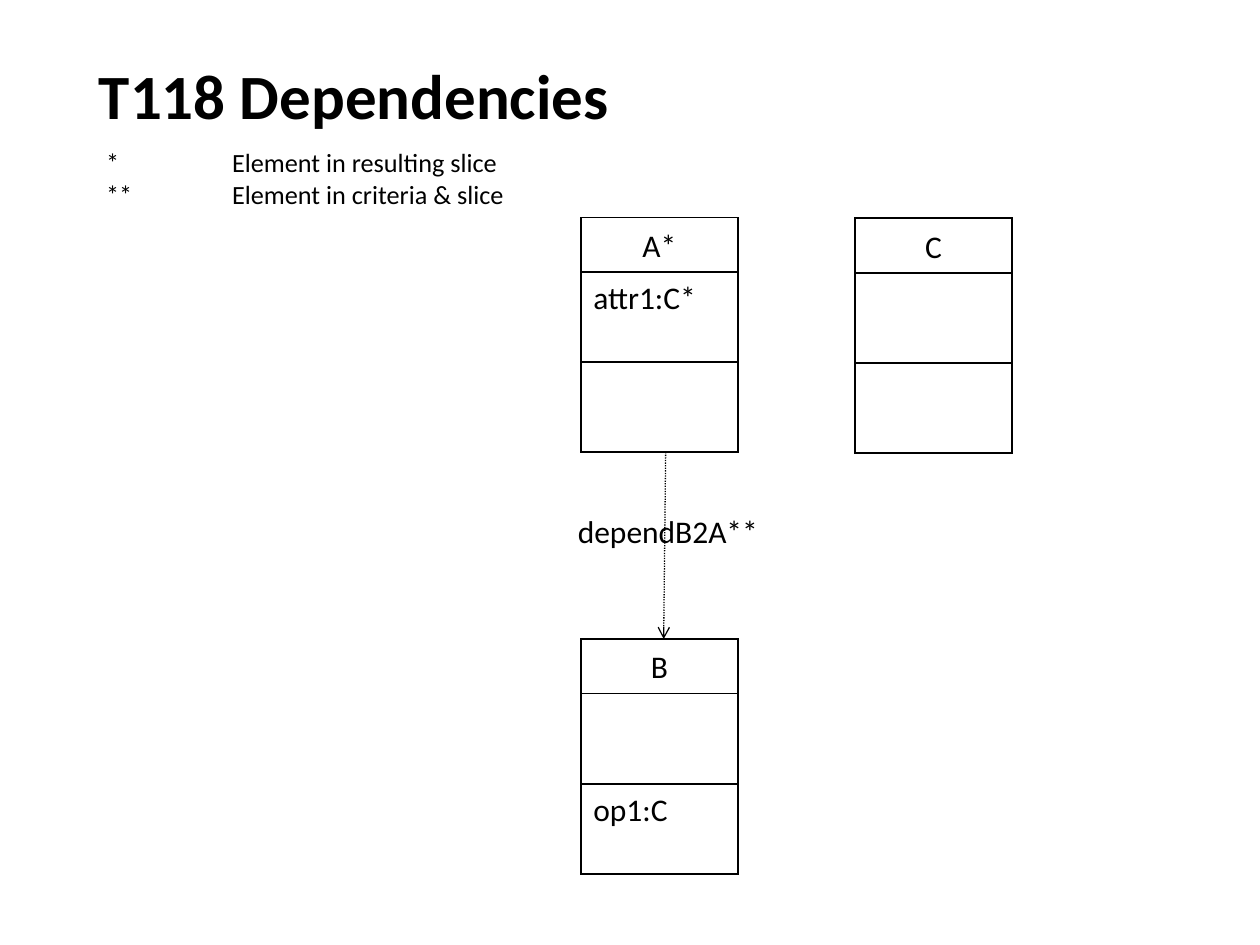
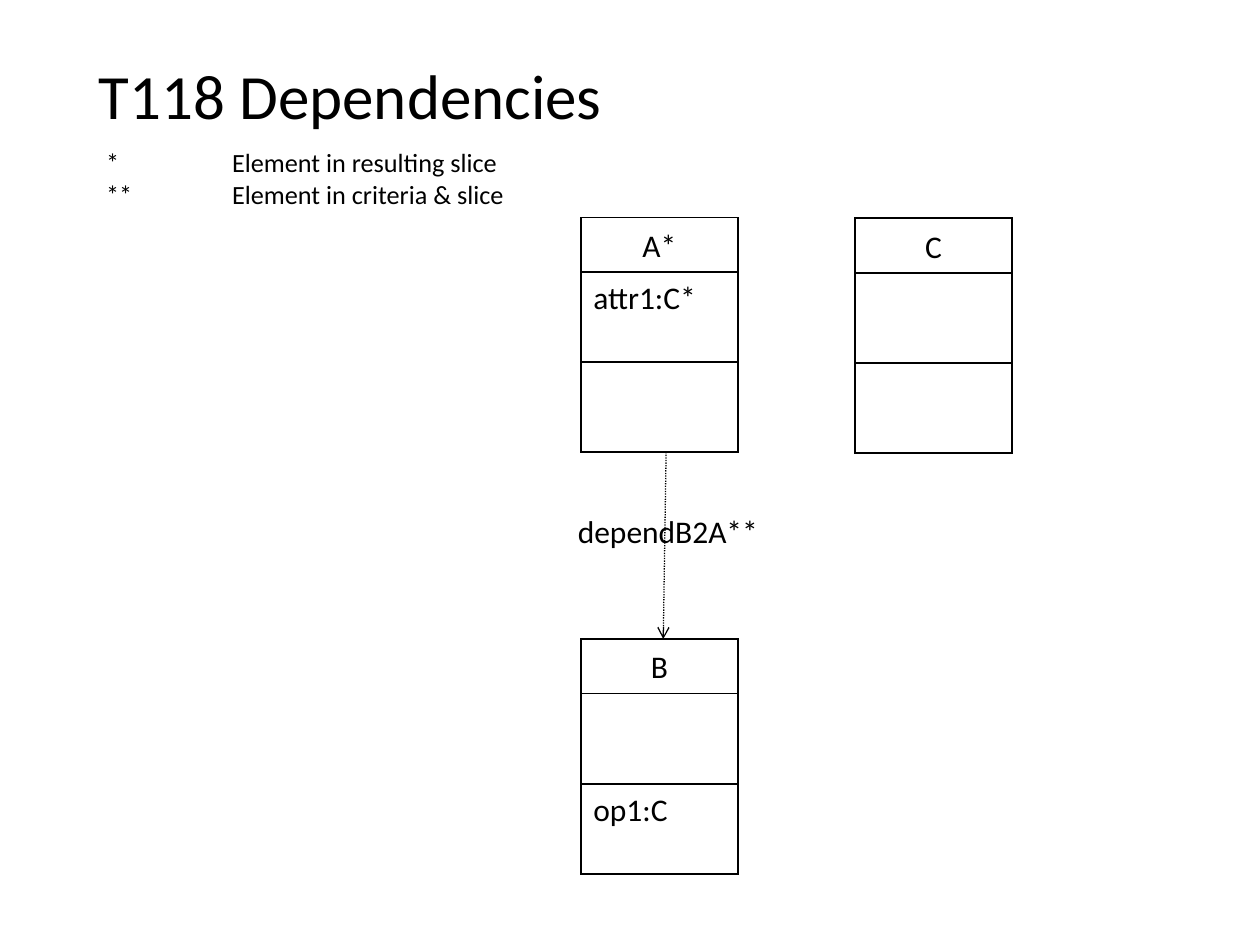
Before and after one commit to nlsfung/MMINT_Examples, a slide deck: slide 20 of CDSliceTestSuite/TestSuite.ppt. Drawn at 1260x945 pixels with LibreOffice and Linux fonts; fonts in the diff are those of the drawing. Boxes give left, top, right and bottom in pixels: in the first picture for what was removed or moved away, otherwise in the second. Text is boxed around its words. In the diff, an @@ line names an element or a change of style, - is before the commit and + after.

```diff
--- a/CDSliceTestSuite/TestSuite.ppt
+++ b/CDSliceTestSuite/TestSuite.ppt
@@ text "T118 Dependencies" at (99, 75, 602, 129): bold off @@
```
Also in this commit, not shown: 5 other slides changed, 4 slides added, 21 other files.
